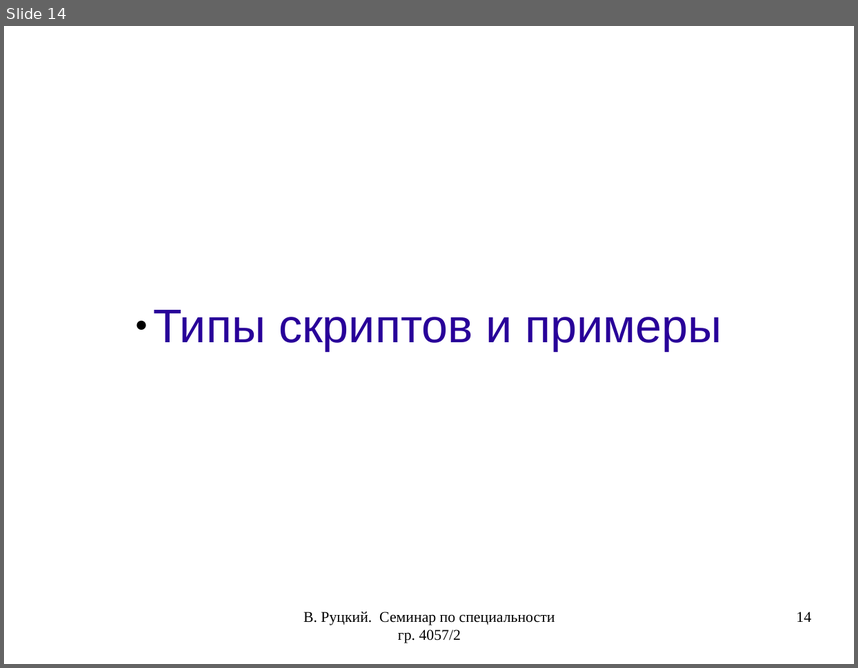
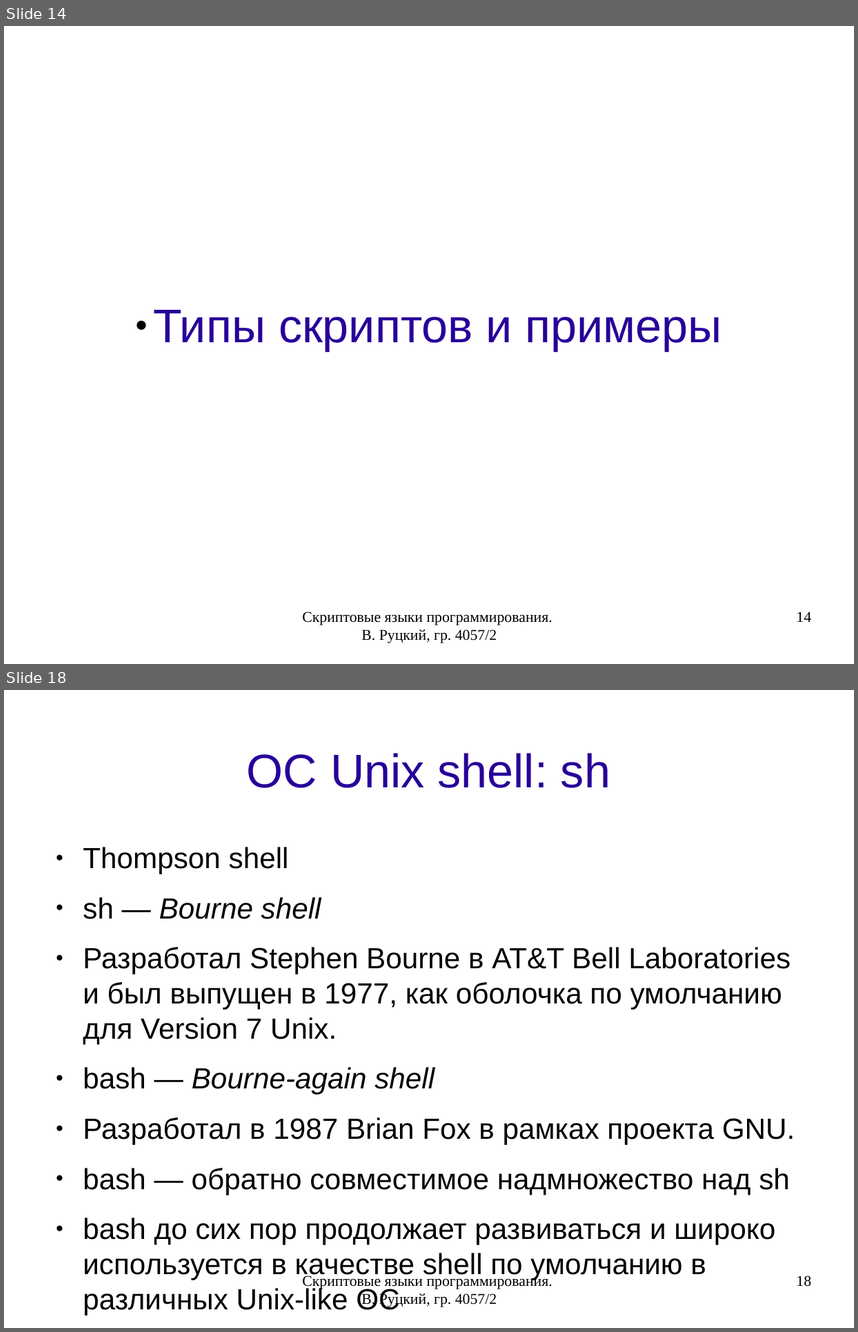
Before and after one commit to rutsky/semester07, a slide deck: Operation_systems/scripting_languages/40572_Rutsky_Scripting_languages.odp. Shown one above the other, each under a label of ours: slide 14 before the commit, slides 14 and 18 after it; the slides between them are not shown. The pictures are 858x668 and 858x1332 pixels, drawn with LibreOffice and Linux fonts; fonts in the diff are those of the drawing. Boxes give left, top, right and bottom in pixels: in the first picture for what was removed or moved away, otherwise in the second. Text is boxed around its words. In the diff, an @@ line names an element or a change of style, - is before the commit and + after.

Commit message:
Updated presentation.

```diff
--- a/Operation_systems/scripting_languages/40572_Rutsky_Scripting_languages.odp
+++ b/Operation_systems/scripting_languages/40572_Rutsky_Scripting_languages.odp
@@ slide 18 added at [4,690,854,1328], background #FFFFFF @@
@@ title added at [247,753,611,788], 44 pt, text #280099 @@
+ОС Unix shell: sh
@@ text added at [83,847,795,1314], 27.2 pt, text #000000 @@
+● Thompson shell
+● sh — Bourne shell
+● Разработал Stephen Bourne в AT&T Bell Laboratories и был выпущен в 1977, как оболочка по умолчанию для Version 7 Unix.
+● bash — Bourne-again shell
+● Разработал в 1987 Brian Fox в рамках проекта GNU.
+● bash — обратно совместимое надмножество над sh
+● bash до сих пор продолжает развиваться и широко используется в качестве shell по умолчанию в различных Unix-like ОС
@@ text added at [302,1274,553,1307], 14 pt, text #000000 @@
+Скриптовые языки программирования. В. Руцкий, гр. 4057/2
@@ page number added at [796,1275,811,1286], 14 pt, text #000000 @@
+18
@@ slide 14 changed as well @@
@@ text at [302,611,553,643]: text changed @@
-В. Руцкий. Семинар по специальности гр. 4057/2
+Скриптовые языки программирования. В. Руцкий, гр. 4057/2
```
Also in this commit, not shown: 16 other slides changed, 12 other slides added, 1 slide removed, 5 other files.
